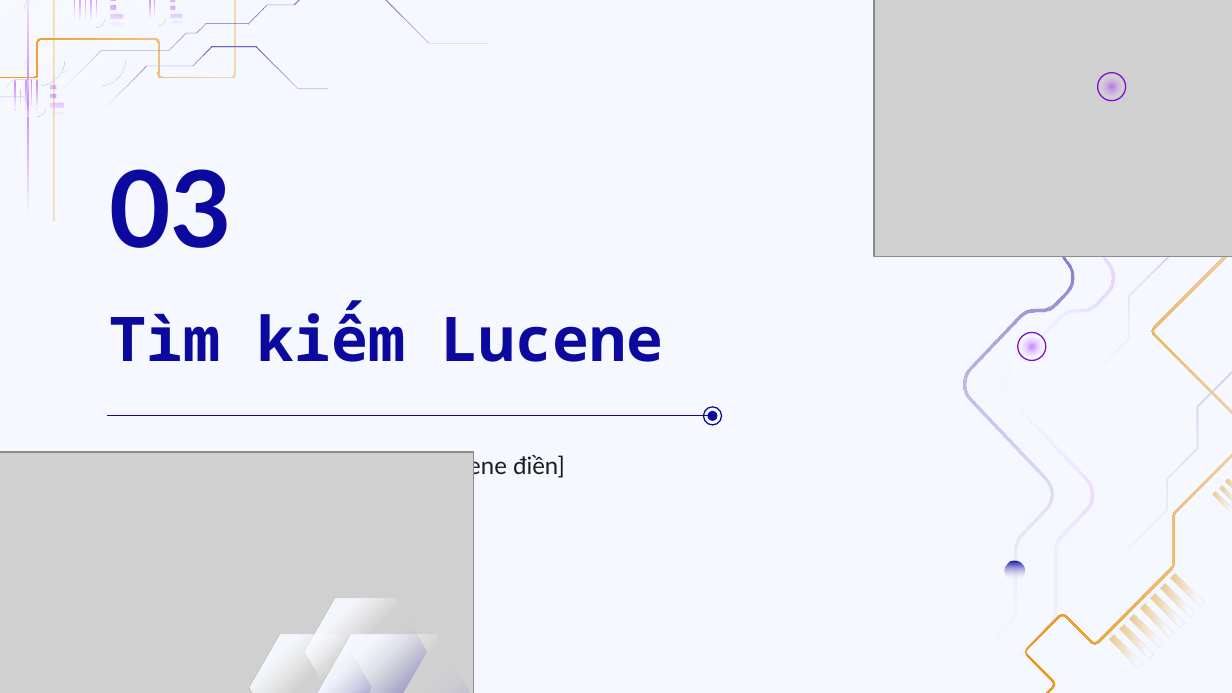
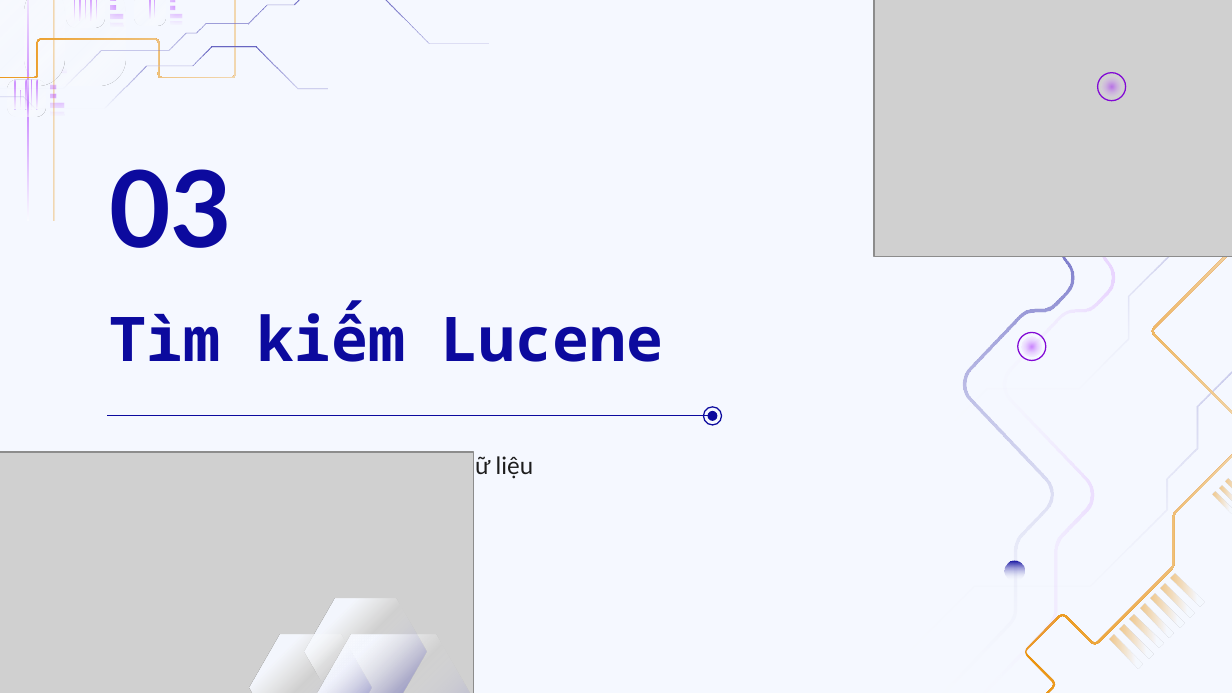
Before and after one commit to doanan293/WebCorpusPipeline, a slide deck: slide 15 of docs/presentation/BAT-thu-thap-boc-tach-tim-kiem.pptx. Drawn at 1232x693 pixels with LibreOffice and Linux fonts; fonts in the diff are those of the drawing; grey boxes stand for pictures. Boxes give left, top, right and bottom in pixels: in the first picture for what was removed or moved away, otherwise in the second. Text is boxed around its words. In the diff, an @@ line names an element or a change of style, - is before the commit and + after.

Commit message:
docs: the Lucene search part in the report and slides
Chapter 3 and section 4.3 of the report describe the search system, with
new drawio diagrams for its architecture, preprocessing, indexing,
searching and a result example. The slides gain the search architecture
and results, and the technology diagram gains a search row.

```diff
--- a/docs/presentation/BAT-thu-thap-boc-tach-tim-kiem.pptx
+++ b/docs/presentation/BAT-thu-thap-boc-tach-tim-kiem.pptx
@@ subtitle at box(109, 451, 533, 480): text changed @@
-[Phần do thành viên phụ trách Lucene điền]
+Lập chỉ mục và tìm kiếm trên kho dữ liệu
```
Also in this commit, not shown: 6 other slides changed, 2 slides added, 1 slide removed, 18 other files.
